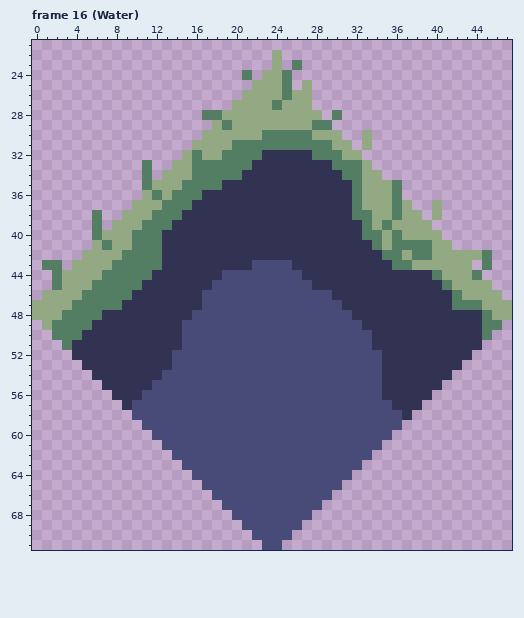
File history of a pixel-art file, bleed-client/asesprite/Tiles-2.aseprite. Above: the version before the commit.
48x72 pixels, 25 frames. Shown: frame 16 (Water): x 0..47, y 21..71. The commit also changed other frames, which this record leaves out.
After:
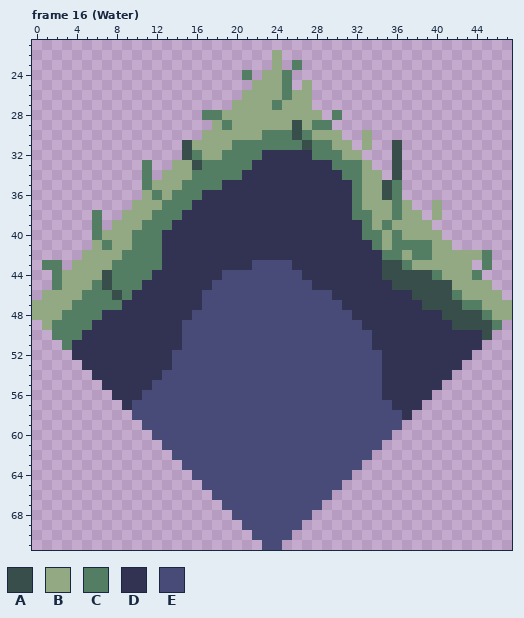
Palette (. is transparent): A #374e4a  B #92a984  C #547e64  D #323353  E #484a77
What changed:
Frame 16 (Water), layer "Diffuse":
y 29: x 26 B -> A
y 30: x 26 C -> A
y 31: x 15 . -> A; x 27 C -> A; x 36 . -> A
y 32: x 15 B -> A; x 36 . -> A
y 33: x 16 C -> A; x 36 . -> A
y 34: x 36 . -> A
y 35..36: x 35 B -> A
y 43: x 35..36 DC -> AA
y 44: x 7 C -> A; x 35..39 DDDDD -> AAAAA
y 45: x 7 C -> A; x 36..41 DDDDDC -> AAAAAA
y 46: x 8 C -> A; x 38..41 DDDD -> AAAA
y 47: x 39..42 DDDC -> AAAA
y 48: x 41..44 DDDD -> AAAA
y 49: x 42..45 DDDC -> AAAA
y 50: x 45 C -> A
Pixel boxes of the changes (left, top, right, bottom) in both pictures:
changed: (292, 120, 312, 150)
changed: (182, 140, 202, 170)
changed: (382, 140, 402, 200)
changed: (382, 260, 492, 340)
changed: (102, 270, 122, 300)
